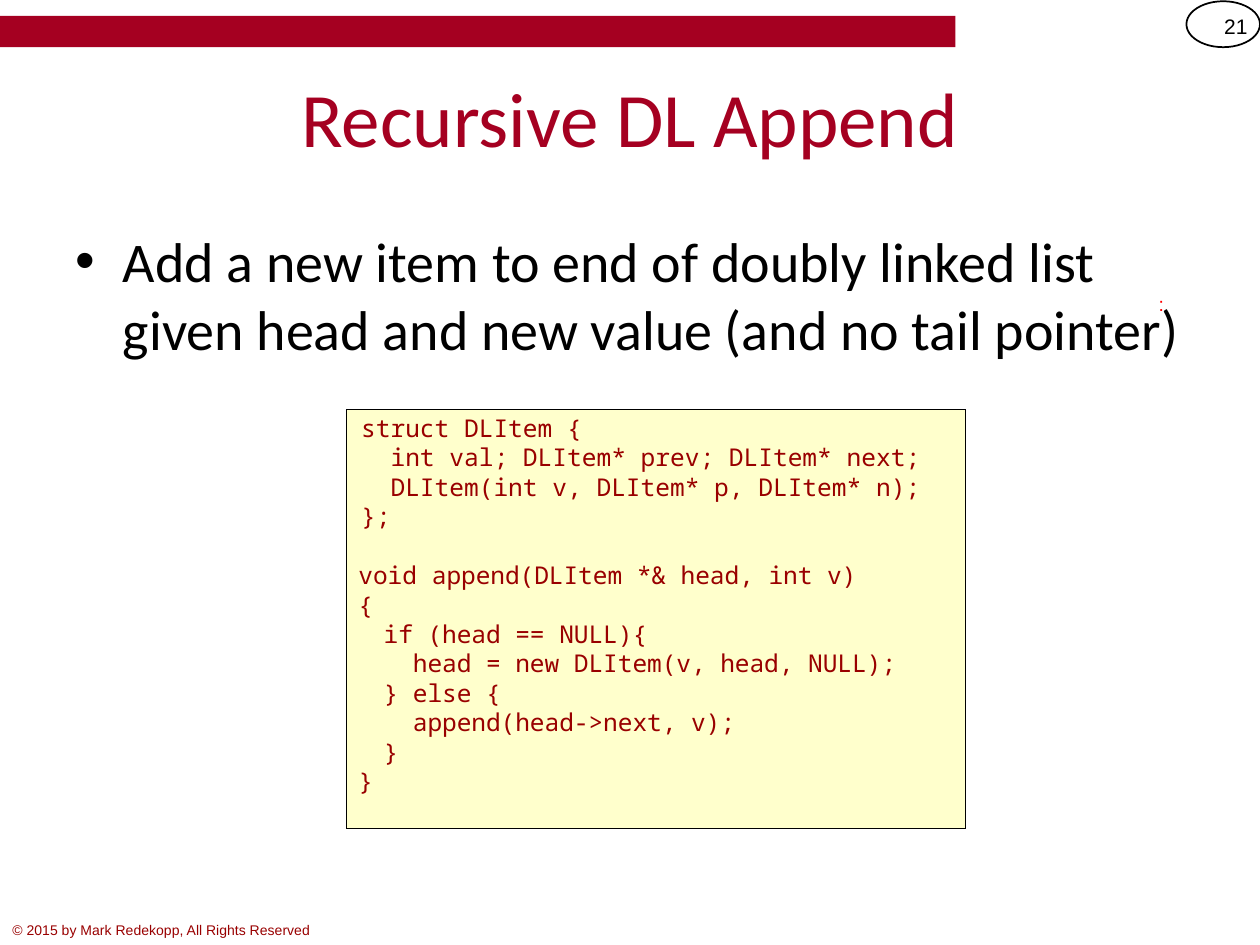
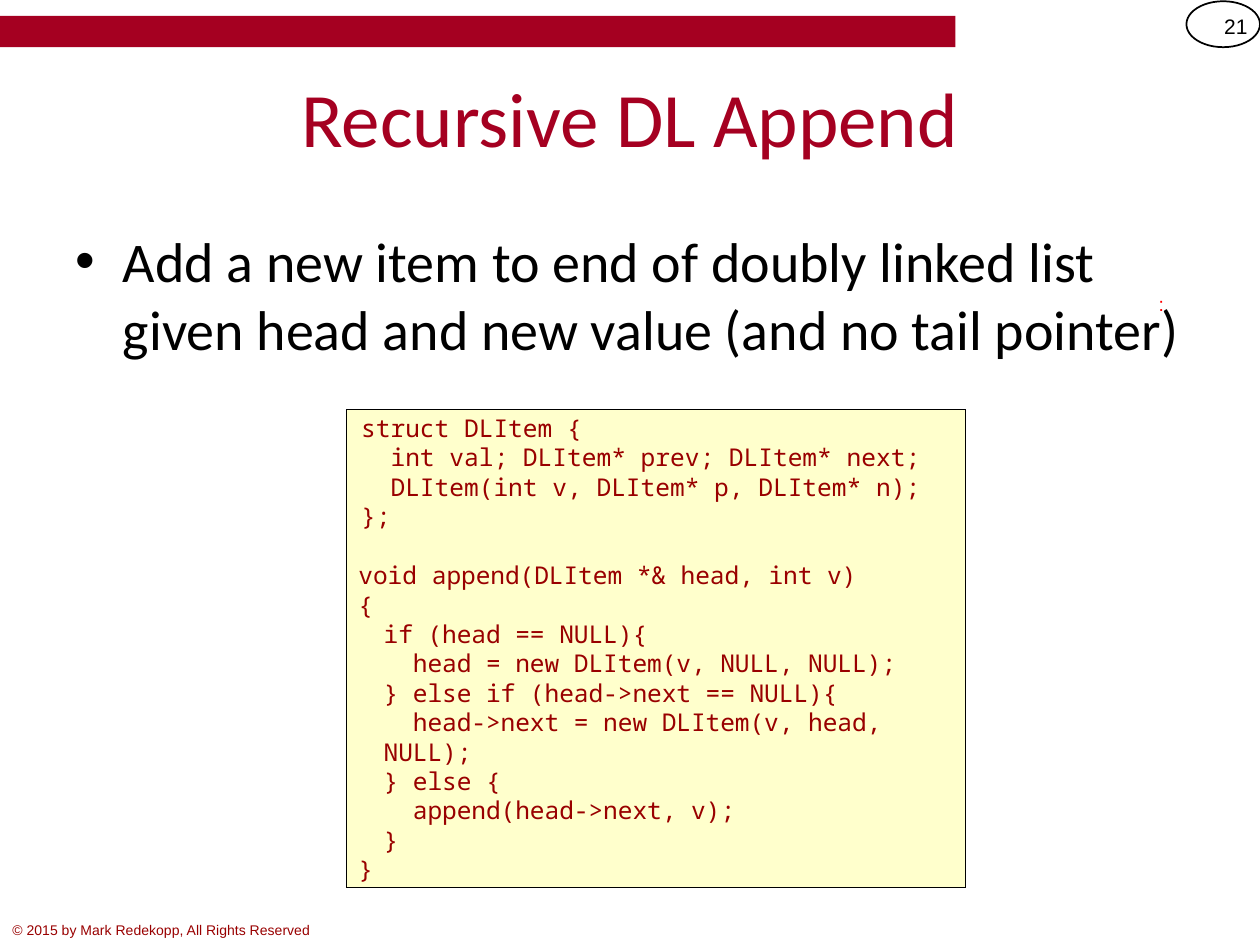
Before and after one commit to csci104/site, a slide deck: slide 21 of schedule/notes/2-Recursion.pptx. Drawn at 1260x945 pixels with LibreOffice and Linux fonts; fonts in the diff are those of the drawing; background and template pictures are left out. Boxes give left, top, right and bottom in pixels: in the first picture for what was removed or moved away, otherwise in the second. Text is boxed around its words. In the diff, an @@ line names an element or a change of style, - is before the commit and + after.

```diff
--- a/schedule/notes/2-Recursion.pptx
+++ b/schedule/notes/2-Recursion.pptx
@@ rectangle "struct DLItem {": place and size @@
-rectangle "struct DLItem {" at <box>346,410,966,828</box>
+rectangle "struct DLItem {" at <box>346,410,966,888</box>
@@ text in rectangle at <box>384,653,896,765</box>: text changed @@
-head = new DLItem(v, head, NULL);
+head = new DLItem(v, NULL, NULL);
+} else if (head->next == NULL){
+head->next = new DLItem(v, head, NULL);
```
Also in this commit, not shown: 4 other slides changed.
